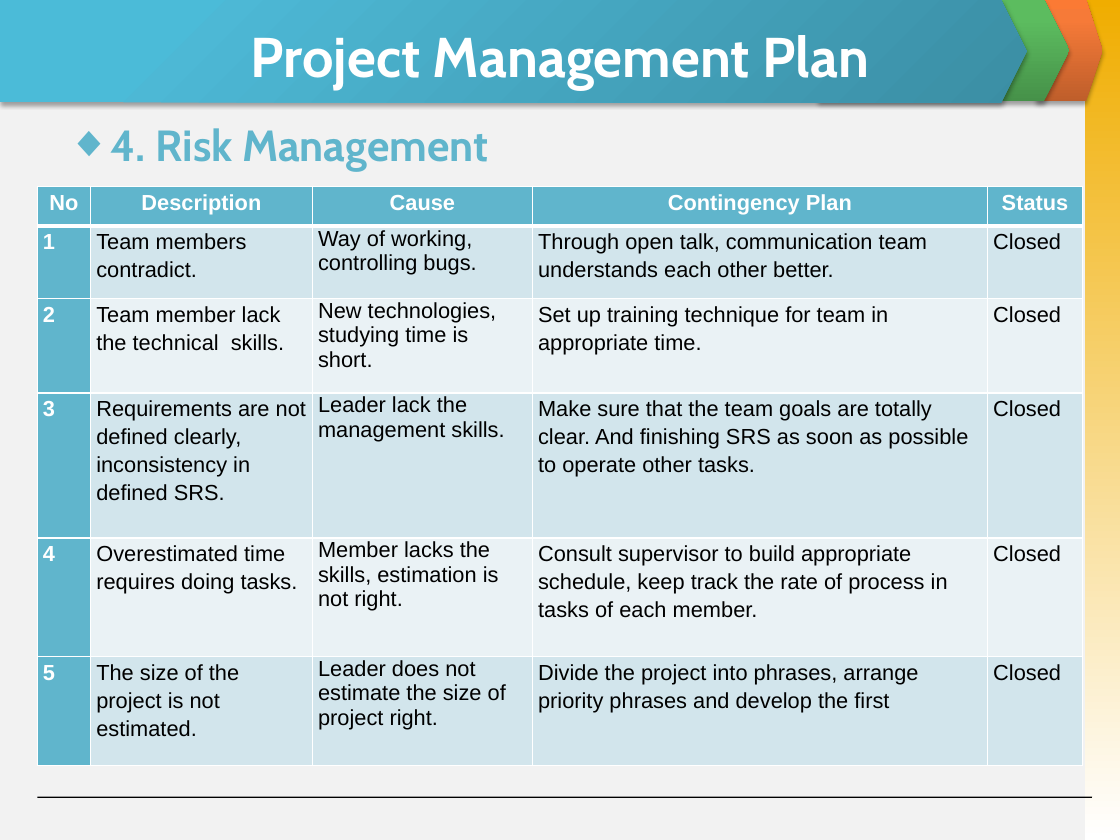
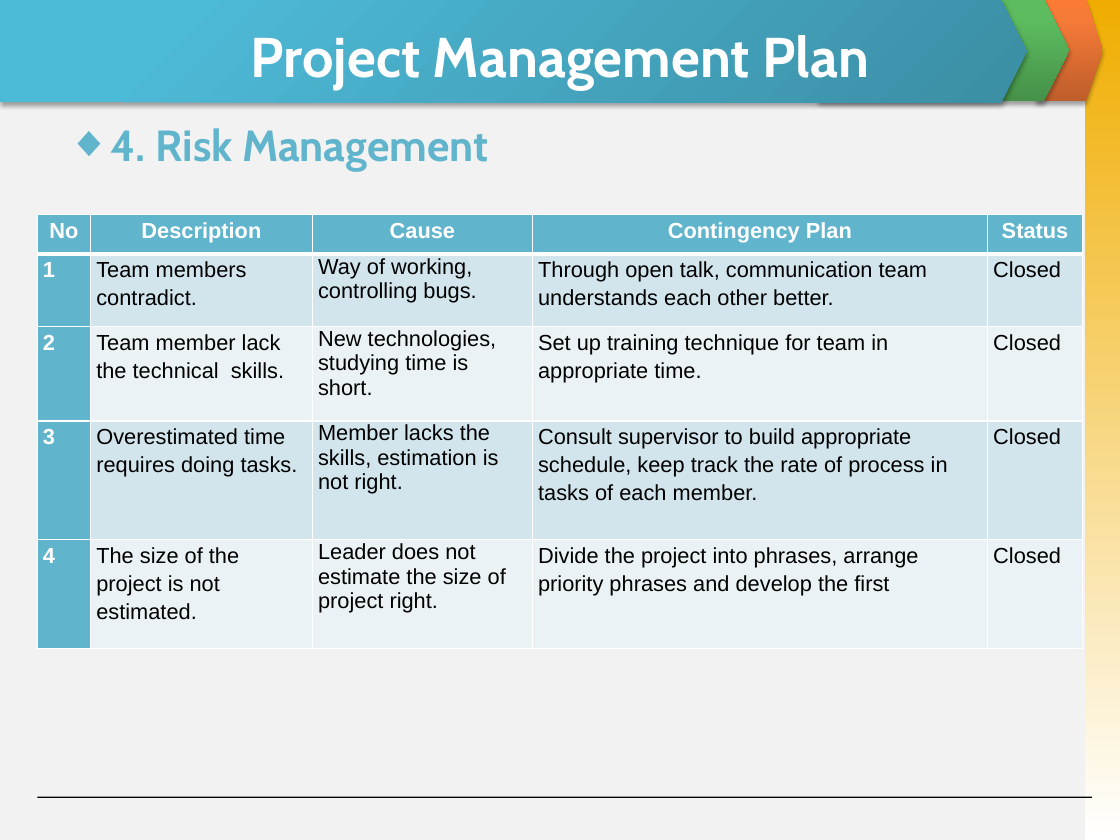
Before and after one commit to skyview059/e-learning-website, a slide deck: slide 14 of Document/Final report/Slide Present E-Learning.pptx. Drawn at 1120x840 pixels with LibreOffice and Linux fonts; fonts in the diff are those of the drawing. Boxes give left, top, right and bottom in pixels: in the first picture for what was removed or moved away, otherwise in the second. Text is boxed around its words. In the diff, an @@ line names an element or a change of style, - is before the commit and + after.

```diff
--- a/Document/Final report/Slide Present E-Learning.pptx
+++ b/Document/Final report/Slide Present E-Learning.pptx
@@ table at box(37, 215, 1082, 648) @@
-row 4: 3 | Requirements are not defined clearly, inconsistency in defined SRS. | Leader lack the management skills. | Make sure that the team goals are totally clear. And finishing SRS as soon as possible to operate other tasks. | Closed
-row 5: 4 | Overestimated time requires doing tasks. | Member lacks the skills, estimation is not right. | Consult supervisor to build appropriate schedule, keep track the rate of process in tasks of each member. | Closed
-row 6: 5 | The size of the project is not estimated. | Leader does not estimate the size of project right. | Divide the project into phrases, arrange priority phrases and develop the first | Closed
+row 4: 3 | Overestimated time requires doing tasks. | Member lacks the skills, estimation is not right. | Consult supervisor to build appropriate schedule, keep track the rate of process in tasks of each member. | Closed
+row 5: 4 | The size of the project is not estimated. | Leader does not estimate the size of project right. | Divide the project into phrases, arrange priority phrases and develop the first | Closed
@@ table: place and size @@
-table at box(37, 187, 1082, 766)
+table at box(37, 215, 1082, 648)
```
Also in this commit, not shown: 11 other slides changed, 3 slides added, 3 slides removed.
